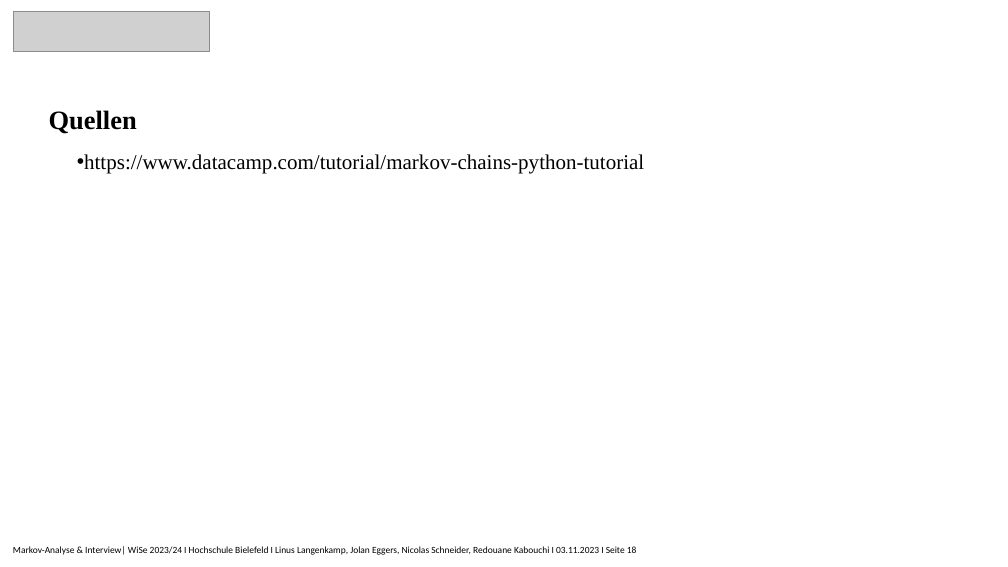
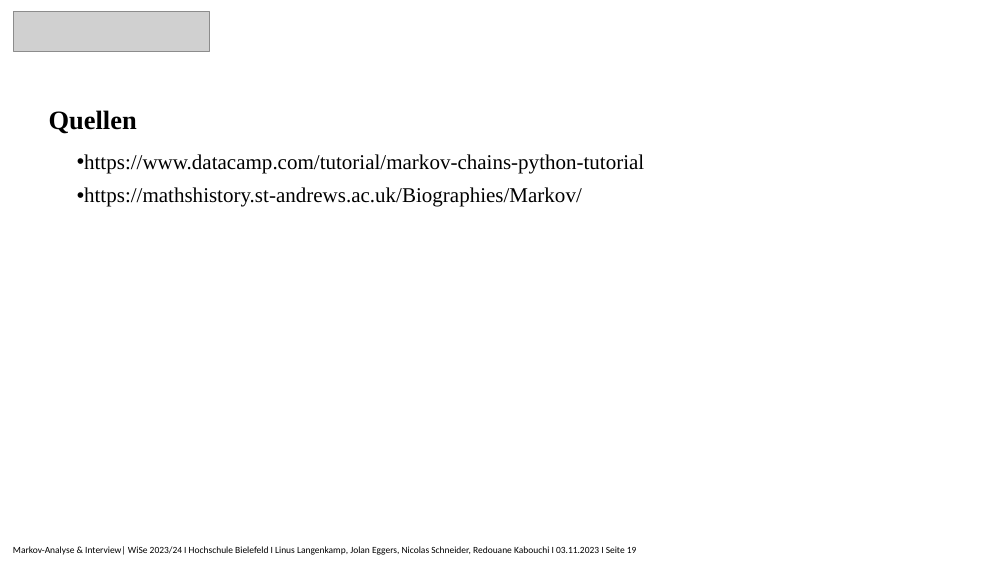
Before and after one commit to Nicolas2912/Risikomanagment_Rheinmetall, a slide deck: slide 19 of 2.Vortrag/Markov-Analyse_Präsentation.pptx (slide 18 before the commit). Drawn at 1008x567 pixels with LibreOffice and Linux fonts; fonts in the diff are those of the drawing; grey boxes stand for pictures. Boxes give left, top, right and bottom in pixels: in the first picture for what was removed or moved away, otherwise in the second. Text is boxed around its words. In the diff, an @@ line names an element or a change of style, - is before the commit and + after.

```diff
--- a/2.Vortrag/Markov-Analyse_Präsentation.pptx
+++ b/2.Vortrag/Markov-Analyse_Präsentation.pptx
@@ text at [84,187,582,207]: paragraph added @@
+• https://mathshistory.st-andrews.ac.uk/Biographies/Markov/
```
Also in this commit, not shown: 8 other slides changed, 2 slides added, 1 slide removed, 1 other file.
